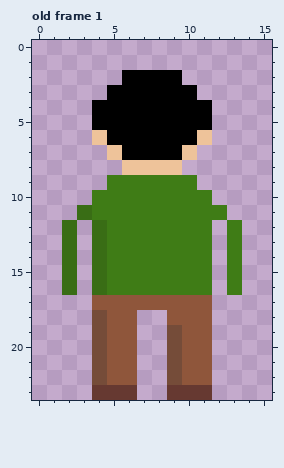
Pixel-art file, stored at art/player_up.aseprite. The picture above was drawn from the file before the commit.
16x24 pixels, 1 frame. Shown: old frame 1. The commit also changed other frames, which this record leaves out.
And afterwards:
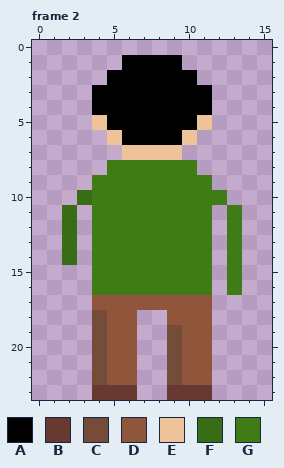
Palette (. is transparent): A #000000  B #663931  C #754c39  D #8f563b  E #eec39a  F #396d15  G #3f7c16
A new or re-ordered frame is compared with the old frame closest to it.
The edit:
frames 1 -> 2
Frame 2 is new; against old frame 1:
Colour A is added in row 1 at x 6 to 9; in row 2 at x 5 and 10; in row 3 at x 4 and 11.
Colour E replaces colour A in row 5 at x 4 and 11; in row 6 at x 5 and 10; in row 7 at x 6 to 9.
Colour F is added in row 10 at x 3; in row 11 at x 2.
Colour G is added in row 8 at x 5 and 10; in row 9 at x 4 and 11; in row 10 at x 12; in row 11 at x 13.
Colour G replaces colour E in row 8 at x 6 to 9.
Colour G replaces colour F in rows 12 to 16 at x 4.
The author cleared colour E in row 6 at x 4 and 11; in row 7 at x 5 and 10.
The author cleared colour F in row 11 at x 3; in rows 15 to 16 at x 2.
The author cleared colour G in row 11 at x 12.
